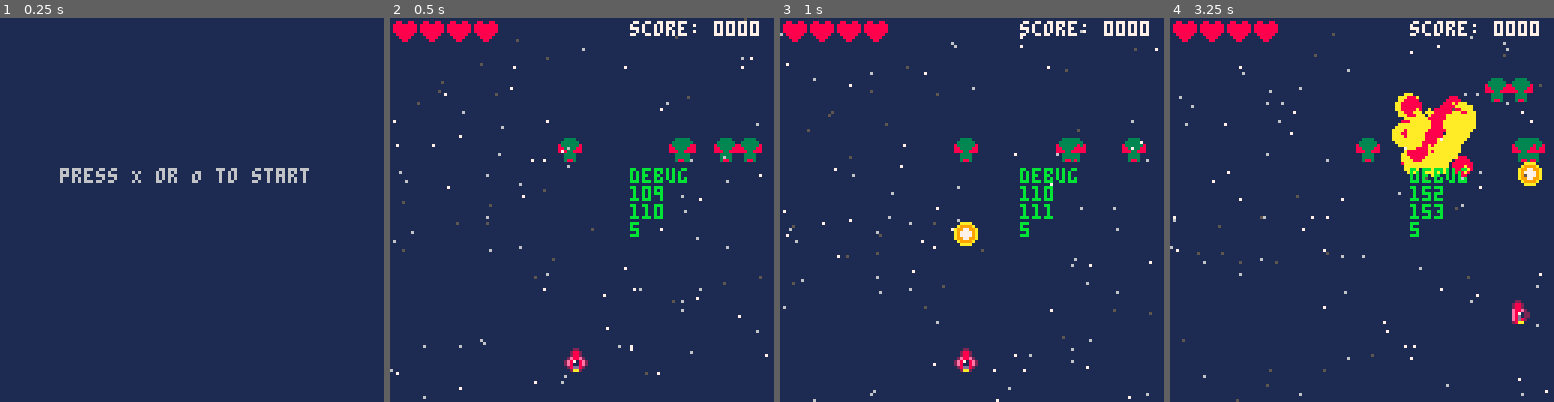
Above: before the commit, frames 1-4 (left to right).
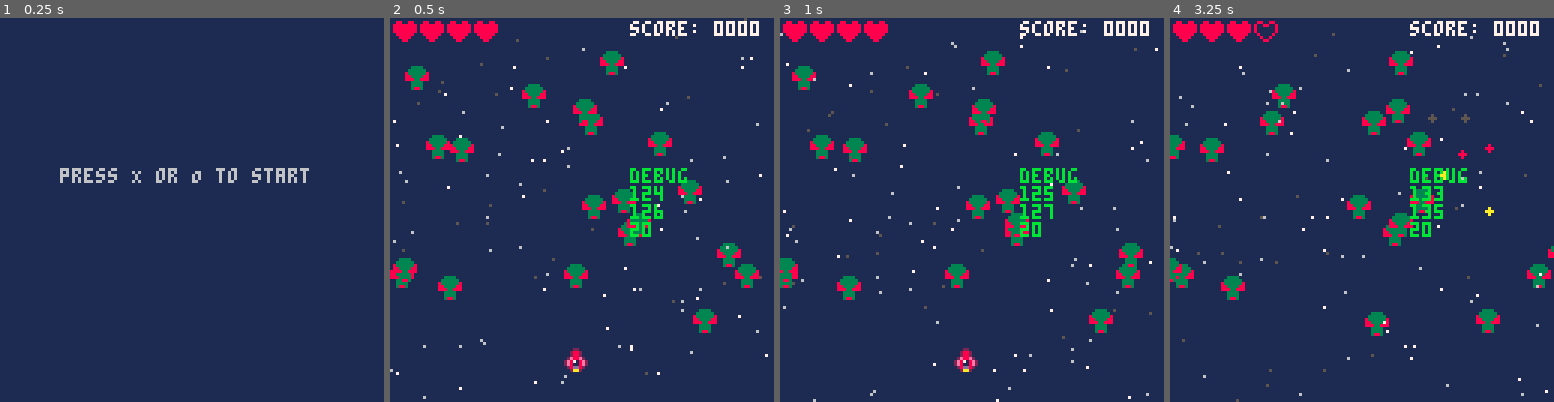
Above: after the commit, the same moments.

Repository: chihirotange/pico8
Game: PICO-8 cartridge shmup/main.p8
Two runs of this game, one before a commit and one after it. Both use one fixed random seed, a clock stepped at 60 frames per second and the inputs below.
Inputs:
- Up to frame 1 (0.25 s): no input
- Up to frame 2 (0.5 s): tap X (X key) at 0.33 s
- Up to frame 3 (1 s): tap O (Z key) at 0.7 s
- Up to frame 4 (3.25 s): tap X (X key) at 1.07, 1.85, 2.97 s; hold Right 1.6-2.1 s; tap O (Z key) every 0.4 s from 1.7 to 2.9 s; hold Up 2.15-2.42 s; hold Right 2.47-3.03 s; hold Left from 3.08 s (still down)

Frame 1 is identical in both runs. In frame 2, 6.4% of the frame differs, in the area x 0-97%, y 8-83%; in frame 3, 6.5%; in frame 4, 9.6%, in the area x 0-100%, y 1-83%.

Commit message:
refactor

Diff:
--- a/shmup/enemy.lua
+++ b/shmup/enemy.lua
@@ -28,7 +28,7 @@
             -- del(all_enemies,_ENV)
             _ENV:new({
                 x = rnd(120),
-                y = 20,
+                y = rnd(100),
                 is_abstract = false,
             })
         end
--- a/shmup/oop/particle.lua
+++ b/shmup/oop/particle.lua
@@ -2,39 +2,42 @@
     age = 0,
     max_age = 0,
     draw_order = 100,
-    radius = 0,
+    cur_radius = 0,
     spdx = 0,
     spdy = 0,
     draw = function(_ENV)
+        printh(cur_radius)
         local c = 10
+        cur_radius *= 0.9
         age += 1
         if age > max_age*0.8 then
             c = 5
         elseif age > max_age*0.6 then
             c = 8
         end
-        circfill(x, y, radius, c)
+        circfill(x, y, cur_radius, c)
         x += spdx
         y += spdy
         if age >= max_age then
+            printh("destroy")
             _ENV:destroy()
         end
     end,
     _reset = function(_ENV)
+        is_abstract = false
         age = 0
+        max_age = 15 + rnd(15)
+        cur_radius = 10
+        spdx = 3*(rnd() - 0.5)
+        spdy = 3*(rnd() - 0.5)
     end
 })
 
 function spawn_particle(x, y, speed)
-    for i = 1,20 do
+    for i = 1,10 do
         particle:new({
             x = x,
             y = y,
-            max_age = 15 +rnd(10),
-            radius = 1 + rnd(4),
-            spdx = speed*(rnd() - 0.5),
-            spdy = speed*(rnd() - 0.5),
-            is_abstract = false,
         })
     end
 end
--- a/shmup/shmup.lua
+++ b/shmup/shmup.lua
@@ -11,11 +11,11 @@
 
 
     -- enemies
-    for i = 1,5 do
+    for i = 1,20 do
         enemy_green:new({
             is_abstract = false,
             x = rnd(120),
-            y = 40
+            y = rnd(100)
         })
     end
 
